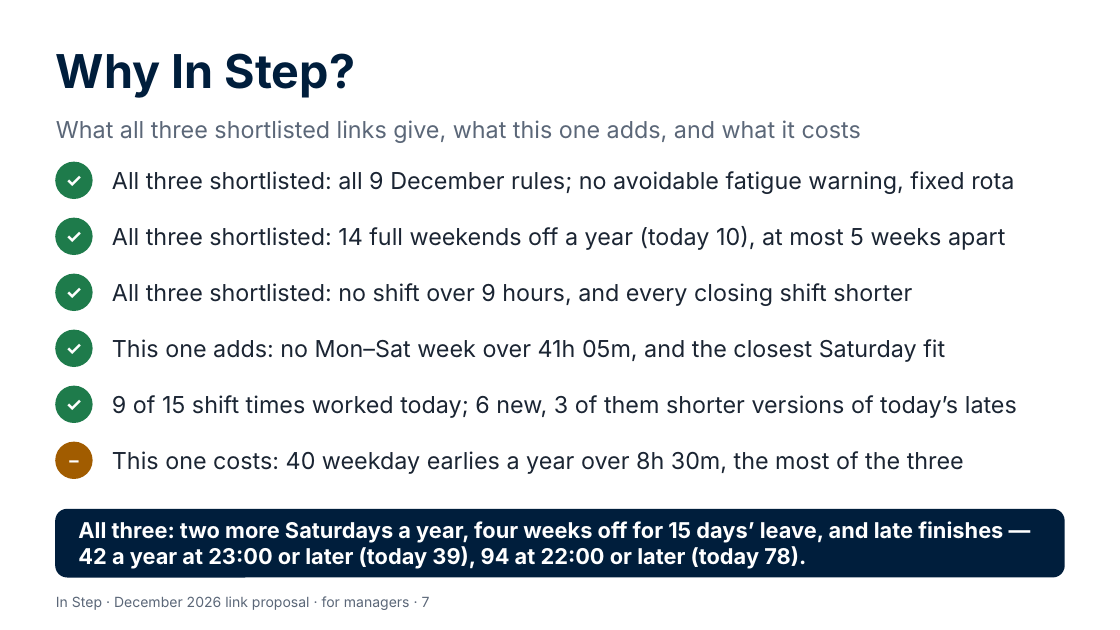
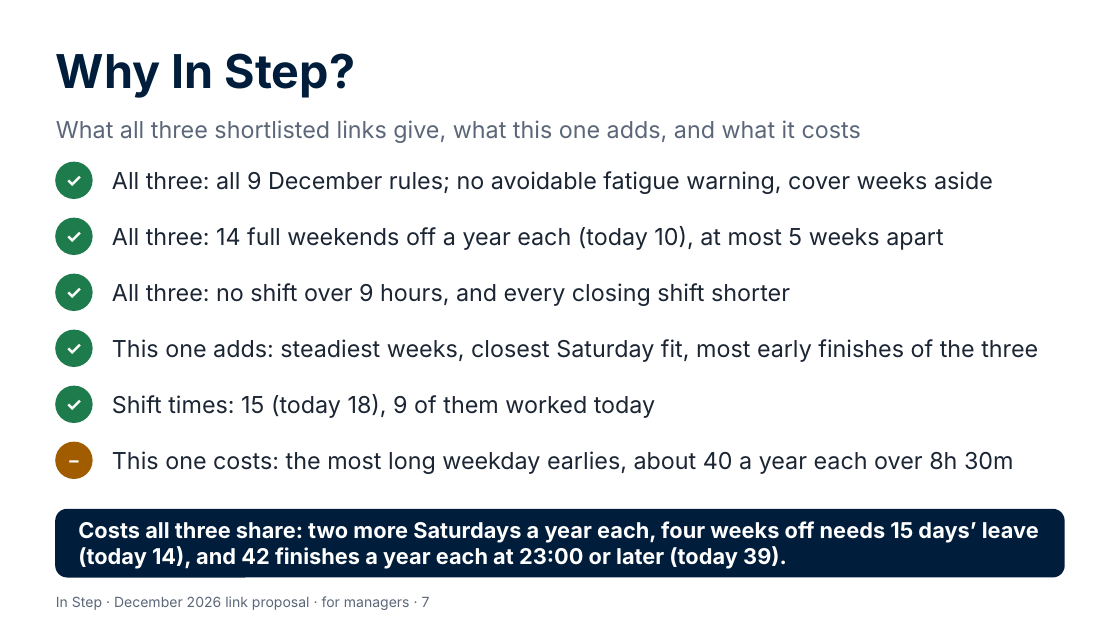
Before and after one commit to Garethdavidmiller/roster-app, a slide deck: slide 7 of docs/links-26/presentations/In-Step-for-managers.pptx. Drawn at 1120x630 pixels with LibreOffice and Linux fonts; fonts in the diff are those of the drawing. Boxes give left, top, right and bottom in pixels: in the first picture for what was removed or moved away, otherwise in the second. Text is boxed around its words. In the diff, an @@ line names an element or a change of style, - is before the commit and + after.

```diff
--- a/docs/links-26/presentations/In-Step-for-managers.pptx
+++ b/docs/links-26/presentations/In-Step-for-managers.pptx
@@ text at <box>112,171,993,194</box>: text changed @@
-All three shortlisted: all 9 December rules; no avoidable fatigue warning, fixed rota
+All three: all 9 December rules; no avoidable fatigue warning, cover weeks aside
@@ text at <box>112,226,943,250</box>: text changed @@
-All three shortlisted: 14 full weekends off a year (today 10), at most 5 weeks apart
+All three: 14 full weekends off a year each (today 10), at most 5 weeks apart
@@ text at <box>112,283,790,306</box>: text changed @@
-All three shortlisted: no shift over 9 hours, and every closing shift shorter
+All three: no shift over 9 hours, and every closing shift shorter
@@ text at <box>112,339,1038,362</box>: text changed @@
-This one adds: no Mon–Sat week over 41h 05m, and the closest Saturday fit
+This one adds: steadiest weeks, closest Saturday fit, most early finishes of the three
@@ text at <box>112,394,656,418</box>: text changed @@
-9 of 15 shift times worked today; 6 new, 3 of them shorter versions of today’s lates
+Shift times: 15 (today 18), 9 of them worked today
@@ text at <box>112,451,1013,474</box>: text changed @@
-This one costs: 40 weekday earlies a year over 8h 30m, the most of the three
+This one costs: the most long weekday earlies, about 40 a year each over 8h 30m
@@ text at <box>78,521,1039,569</box>: text changed @@
-All three: two more Saturdays a year, four weeks off for 15 days’ leave, and late finishes — 42 a year at 23:00 or later (today 39), 94 at 22:00 or later (today 78).
+Costs all three share: two more Saturdays a year each, four weeks off needs 15 days’ leave (today 14), and 42 finishes a year each at 23:00 or later (today 39).
```
Also in this commit, not shown: 9 other slides changed, 9 other files.
